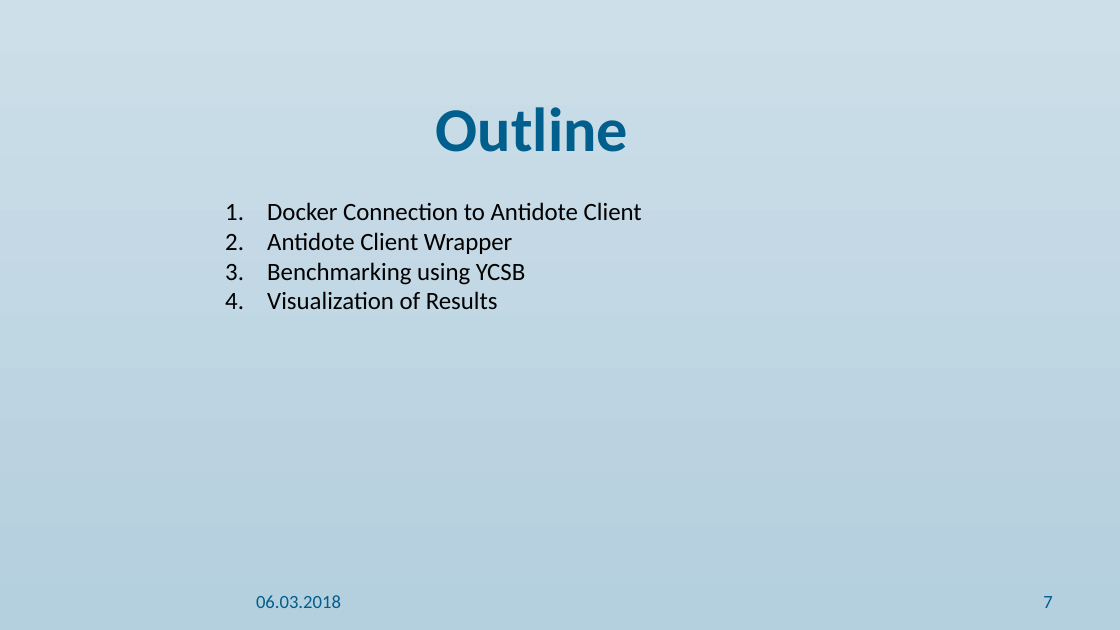
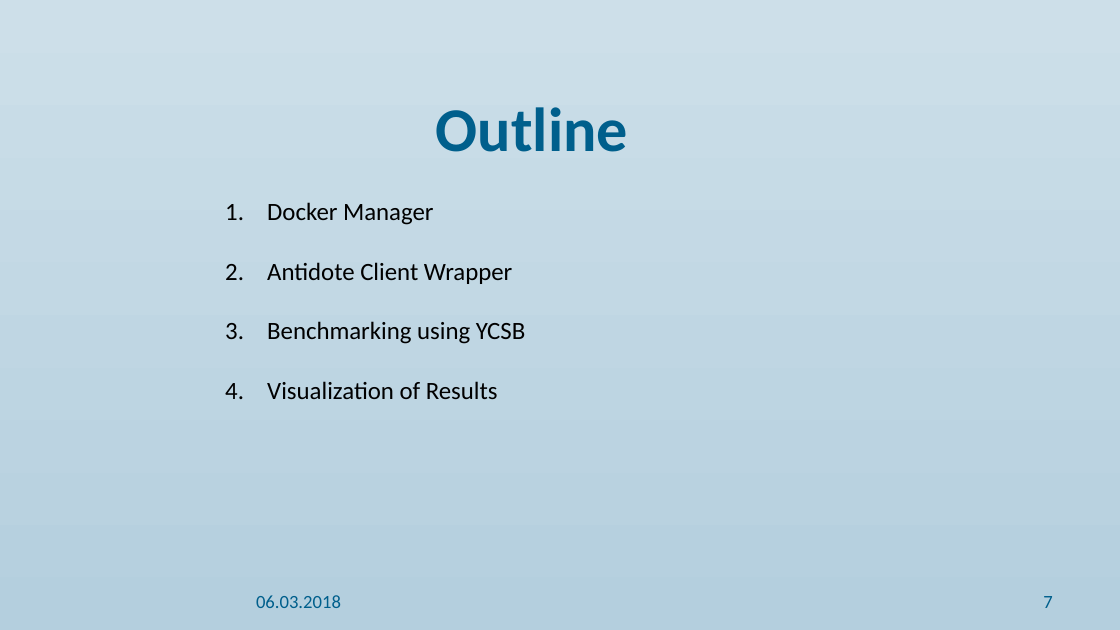
Before and after one commit to alkascaria/7_project4_antidote_benchmarks, a slide deck: slide 7 of Final Presentation/final presentation ppt.pptx. Drawn at 1120x630 pixels with LibreOffice and Linux fonts; fonts in the diff are those of the drawing; background and template pictures are left out. Boxes give left, top, right and bottom in pixels: in the first picture for what was removed or moved away, otherwise in the second. Text is boxed around its words. In the diff, an @@ line names an element or a change of style, - is before the commit and + after.

```diff
--- a/Final Presentation/final presentation ppt.pptx
+++ b/Final Presentation/final presentation ppt.pptx
@@ subtitle at (267,202,433,225): text changed @@
-1. Docker Connection to Antidote Client
+1. Docker Manager
```
Also in this commit, not shown: 3 other slides changed, 3 slides added.
